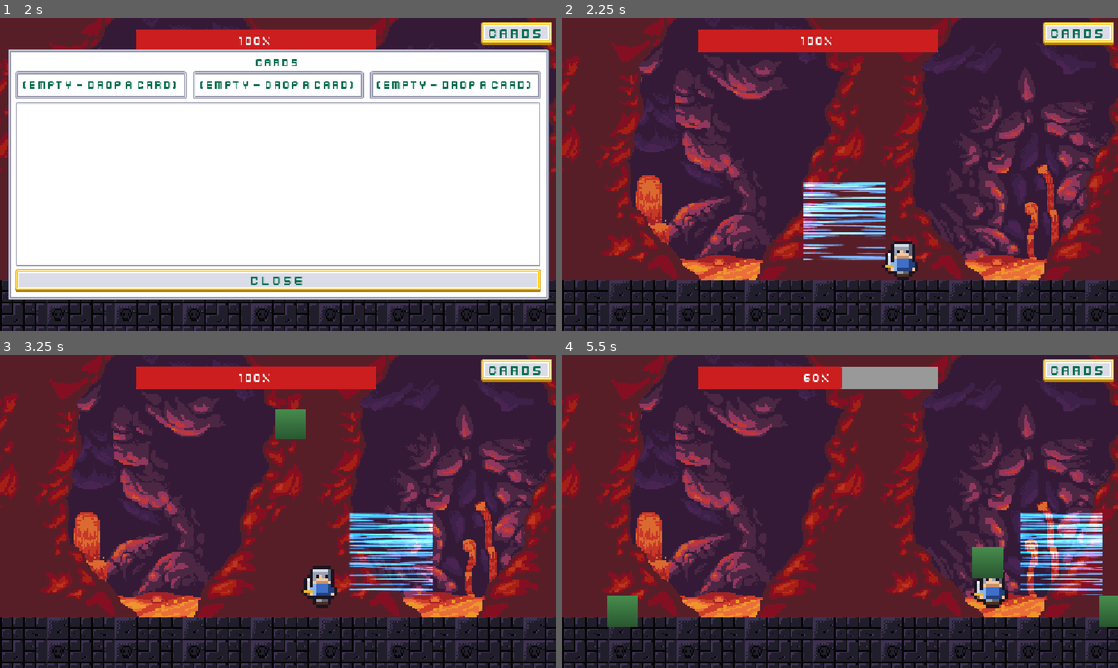
Above: before the commit, frames 1-4 (two rows, left to right).
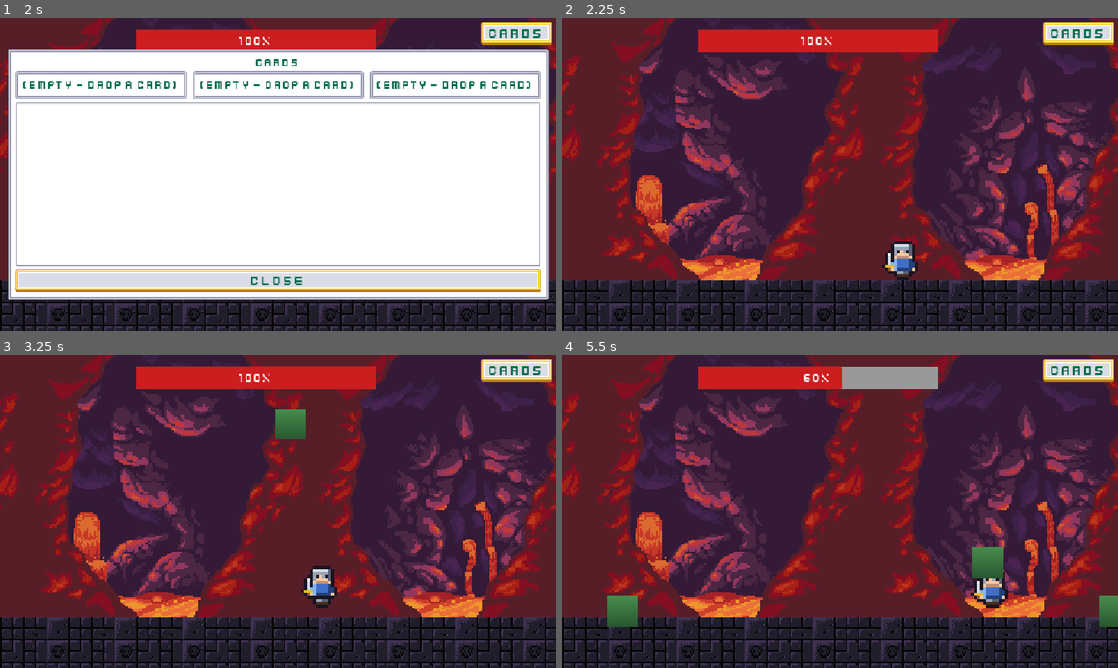
Above: after the commit, the same moments.

Repository: BillNyeFan123-creator/rebound
Game: Godot game, scene res://start_screen.tscn
Same seed, same stepped clock (60 frames per second), same inputs: the game is played once before the commit and once after it.
Inputs (mouse positions are in pixels of both pictures, inside the frame that each line leads up to):
- Up to frame 1 (2 s): click "Start Game" at 0.5 s; click "Cards" at 1.25 s
- Up to frame 2 (2.25 s): tap Enter at 2 s; move the mouse to (962, 158) at 2.02 s; hold D (move_right) from 2.03 s (still down); tap Shift (dash) at 2.1 s
- Up to frame 3 (3.25 s): tap W (jump) at 2.27, 3.02 s; move the mouse to (166, 527) at 2.77 s; release D (move_right) at 2.78 s; hold A (move_left) from 2.78 s (still down); tap X (attack) at 2.85 s; tap Shift (dash) at 3.05 s
- Up to frame 4 (5.5 s): move the mouse to (895, 442) at 3.52 s; release A (move_left) at 3.53 s; hold D (move_right) 3.53-5.03 s; tap Shift (dash) at 3.6, 4.35, 5.3 s; move the mouse to (812, 574) at 4.27 s; tap W (jump) at 4.52, 5.27 s; move the mouse to (1006, 558) at 5.02 s; hold A (move_left) from 5.03 s (still down); tap X (attack) at 5.1 s

Frame 1 is identical in both runs. In frame 2, 2.1% of the frame differs, in the area x 43-59%, y 52-78%; in frame 3, 2.4%, in the area x 62-78%, y 50-77%; in frame 4, 2.4%.

Commit message:
Remove VFX system

Diff:
--- a/scripts/arena/Enemy.gd
+++ b/scripts/arena/Enemy.gd
@@ -34,16 +34,8 @@
 			body.take_damage(contact_damage)
 
 
-const HIT_VFX := preload("res://assets/VFX/hit.png")
-const DEATH_VFX := preload("res://assets/VFX/explosion.png")
-const HIT_VFX_FRAMES := Vector3i(6, 5, 30)  # h, v, count
-
-
 func take_hit(damage: float) -> void:
 	health -= int(ceil(damage))
-	# Parent to self so the spark follows the enemy while it's alive.
-	Vfx.spawn(self, HIT_VFX, HIT_VFX_FRAMES.x, HIT_VFX_FRAMES.y, HIT_VFX_FRAMES.z,
-		45.0, Vector2.ZERO, 1.4)
 	if health <= 0:
 		die()
 		return
@@ -54,6 +46,5 @@
 
 
 func die() -> void:
-	Vfx.spawn(get_parent(), DEATH_VFX, 6, 5, 30, 30.0, global_position, 2.2)
 	died.emit()
 	queue_free()
--- a/scripts/arena/Vfx.gd
+++ /dev/null
@@ -1,54 +0,0 @@
-class_name Vfx
-extends Sprite2D
-# One-shot sprite-sheet VFX (frames from the "VFX Free Pack" effect sheets).
-# Steps the sheet region manually, so it works with plain Sprite2D.
-# Usage: Vfx.spawn(get_tree().current_scene, preload("res://assets/VFX/hit.png"), 6, 5, 30, 30.0, global_position, 0.3)
-
-var _h_frames := 0
-var _v_frames := 0
-var _frame_count := 0
-var _fps := 30.0
-var _frame_size := Vector2.ZERO
-var _time := 0.0
-
-
-static func spawn(parent: Node, sheet: Texture2D, h_frames: int, v_frames: int,
-		frame_count: int, fps: float, pos: Vector2, fx_scale := 1.0,
-		jitter_rotation := true) -> Vfx:
-	var sprite := Vfx.new()
-	sprite.texture = sheet
-	sprite._h_frames = h_frames
-	sprite._v_frames = v_frames
-	sprite._frame_count = frame_count
-	sprite._fps = fps
-	sprite._frame_size = Vector2(
-		sheet.get_width() / float(h_frames),
-		sheet.get_height() / float(v_frames)
-	)
-	sprite.region_enabled = true
-	sprite.region_rect = Rect2(Vector2.ZERO, sprite._frame_size)
-	sprite.position = pos
-	sprite.scale = Vector2.ONE * fx_scale
-	sprite.z_index = 5
-	# Additive blending: the effect glows over the scene instead of looking
-	# like a pasted rectangle with hard edges.
-	var mat := CanvasItemMaterial.new()
-	mat.blend_mode = CanvasItemMaterial.BLEND_MODE_ADD
-	sprite.material = mat
-	if jitter_rotation:
-		sprite.rotation = randf_range(0.0, TAU)
-	parent.add_child(sprite)
-	return sprite
-
-
-func _process(delta: float) -> void:
-	_time += delta
-	var frame := int(_time * _fps)
-	if frame >= _frame_count:
-		queue_free()
-		return
-	@warning_ignore("integer_division")
-	region_rect = Rect2(
-		Vector2(frame % _h_frames, frame / _h_frames) * _frame_size,
-		_frame_size
-	)
--- a/scripts/player/player.gd
+++ b/scripts/player/player.gd
@@ -108,17 +108,11 @@
 			body.take_hit(ATTACK_DAMAGE * damage_mult)
 
 
-const DASH_VFX := preload("res://assets/VFX/dash.png")
-
-
 func _start_dash(direction: float) -> void:
 	if direction != 0.0:
 		dash_dir = Vector2(direction, 0.0)
 	else:
 		dash_dir = Vector2(facing, 0.0)
-	var fx := Vfx.spawn(get_parent(), DASH_VFX, 6, 5, 30, 60.0, global_position, 1.8, false)
-	if dash_dir.x < 0.0:
-		fx.flip_h = true
 	invuln_timer = maxf(invuln_timer, DASH_TIME * dash_time_mult)
 	dash_time = DASH_TIME * dash_time_mult
 	dash_cd = DASH_COOLDOWN * dash_cd_mult
Binary file removed: assets/VFX/dash.png
Not shown, removed: assets/VFX/dash.png.import
Binary file removed: assets/VFX/explosion.png
Not shown, removed: assets/VFX/explosion.png.import
Binary file removed: assets/VFX/hit.png
Not shown, removed: assets/VFX/hit.png.import
Not shown, removed: scripts/arena/Vfx.gd.uid
